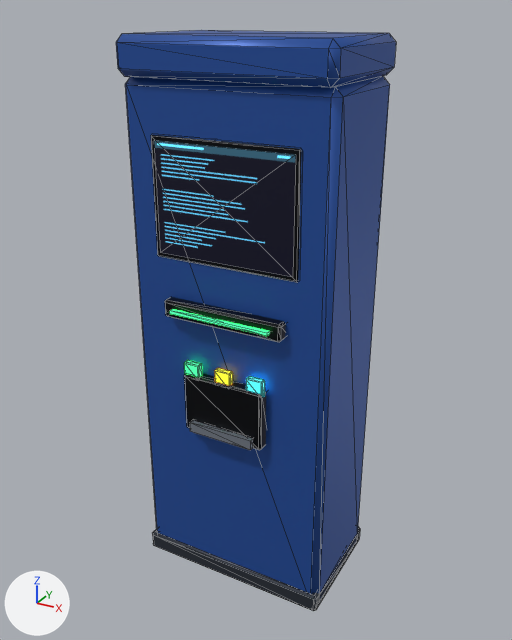
The glTF model godot/models/terminal/terminal_ticket_kiosk.glb, before and after one commit.
Before and after are seen from a 50 mm lens placed at (0.914, -1.667, 1.657), pointed at (-0.002, -0.001, 0.824). The lights are fixed; the arrows at lower left show +X, +Y and +Z. The picture after the commit comes second. Mesh edges are drawn as thin lines. Vertices at exactly the same position are counted once.

The older version as bpy lines, for what is in view:
```python
me_body = bpy.data.meshes.new('body')
me_body.from_pydata(...)  # 236 vertices, 422 faces; spans x -0.3..0.3, y -0.22..0.2, z 0.0..1.6
# faces by material slot: [88, 44, 132, 2, 56, 12, 44, 44]
me_body.materials.append(mat_paint_blue)  # blue #2452a3
me_body.materials.append(mat_hull_dark)  # greyish blue #3c424c
me_body.materials.append(mat_black_metal)  # black #17191d
me_body.materials.append(mat_screen_text)
me_body.materials.append(mat_em_green)  # black #000000, glowing green #2dff6a
me_body.materials.append(mat_hull_mid)  # grey #8d95a1
me_body.materials.append(mat_em_amber)  # black #000000, glowing orange #ffab1f
me_body.materials.append(mat_em_cyan)  # black #000000, glowing cyan #33e0ff
ob_terminal_ticket_kiosk = bpy.data.objects.new('terminal_ticket_kiosk', me_body)
ob_terminal_ticket_kiosk.location = (0.0, 0.0, 0.0)
```
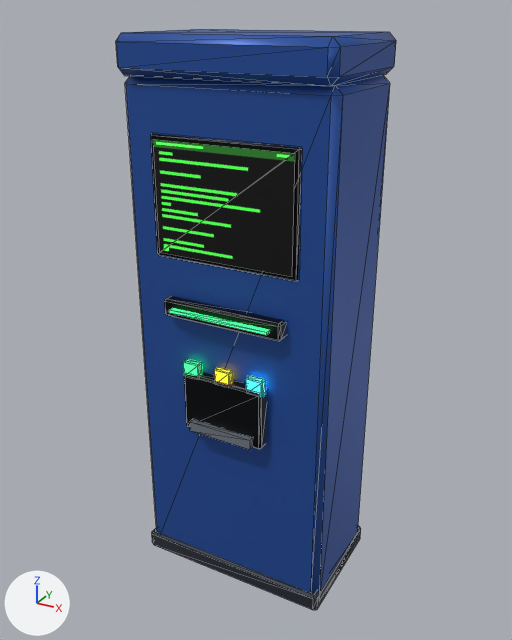
Changed parts and their boxes (x1, y1, x2, y2) in the pictures (512 x 640 px; the box of a moved part takes in the faces that stretch with it):
```json
{"object": "terminal_ticket_kiosk", "change": "reshaped, moved", "before": [116, 30, 396, 611], "after": [116, 29, 396, 610]}
{"part": 1, "of": "me_body", "change": "moved or reshaped", "before": [116, 33, 396, 611], "after": [116, 32, 396, 610]}
{"part": 2, "of": "me_body", "change": "recoloured", "before": [154, 140, 295, 276], "after": [154, 140, 295, 276]}
```

Edits to the scene script, one JSON object a line:
```json
{"op": "add", "block": "img_terminal", "code": ["img_terminal = load_image('terminal', '_unpacked/terminal', 256, 256, 'sRGB')"]}
{"op": "add", "block": "mat_screen_terminal", "code": ["mat_screen_terminal = bpy.data.materials.new('screen_terminal')", "# colours: black #000000", "# uses the picture img_terminal"]}
{"block": "me_body", "where": "me_body.from_pydata(...)  # 236 vertices, 422 faces; spans x -0.3..0.3, y -0.22..0.2, z 0.0..1.6"}
{"block": "me_body", "where": "# used by ob_terminal_ticket_kiosk; location = (0.0, 0.0, 0.0)"}
{"block": "me_body", "change": "me_body part 1"}
{"block": "me_body", "change": "26 vertices are removed from x -0.21..0.21, y -0.21..-0.16, z 0.54..1.04"}
{"block": "me_body", "change": "277 faces are deleted"}
{"block": "me_body", "change": "10 vertices move within x -0.15..0.15, y -0.22..-0.19, z 0.7..0.9"}
{"block": "me_body", "change": "26 vertices are added at x -0.21..0.21, y -0.2..-0.17, z 0.54..1.03"}
{"block": "me_body", "change": "36 new faces join them, mat_paint_blue (blue #2452a3)"}
{"block": "me_body", "change": "18 new faces join them, mat_hull_dark (greyish blue #3c424c)"}
{"block": "me_body", "change": "93 new faces join them, mat_black_metal (black #17191d)"}
{"block": "me_body", "change": "51 new faces join them, mat_em_green (black #000000, glowing green #2dff6a)"}
{"block": "me_body", "change": "6 new faces join them, mat_hull_mid (grey #8d95a1)"}
{"block": "me_body", "change": "31 new faces join them, mat_em_amber (black #000000, glowing orange #ffab1f)"}
{"block": "me_body", "change": "42 new faces join them, mat_em_cyan (black #000000, glowing cyan #33e0ff)"}
{"block": "me_body", "change": "me_body part 2: 2 faces spanning x -0.2..0.2, y -0.18, z 1.05..1.35 switch from mat_screen_text to mat_screen_terminal"}
{"op": "set", "path": "ob_terminal_ticket_kiosk.location", "old": "(0.0, 0.0, 0.0)", "new": "(0.0, 0.0, 0.003)"}
```
